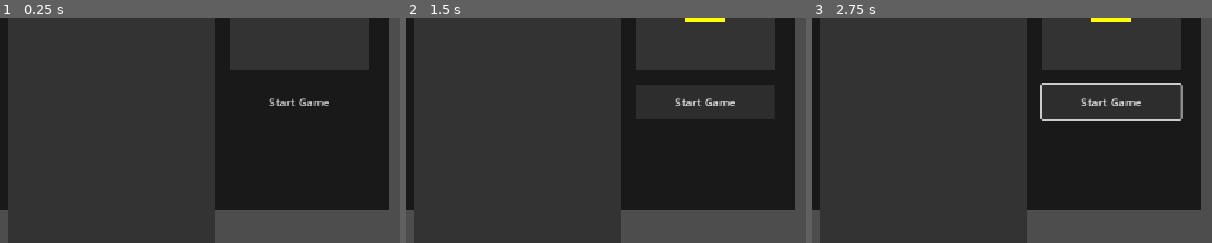
Above: before the commit, frames 1-3 (left to right).
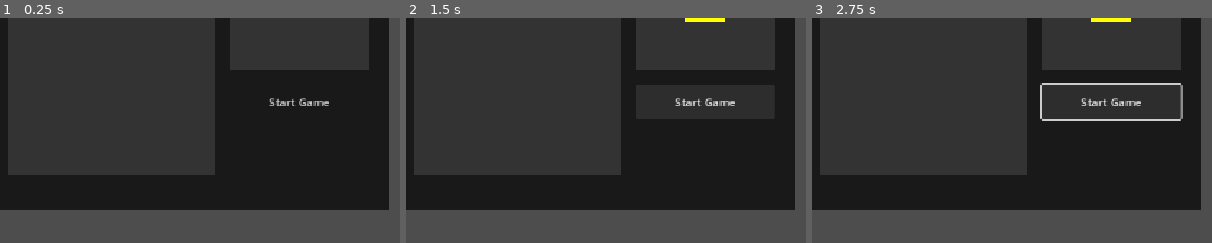
Above: after the commit, the same moments.

Repository: Formyv/godot-test-game
Game: Godot game, scene res://scenes/main.tscn
Two runs of this game, one before a commit and one after it. Both use one fixed random seed, a clock stepped at 60 frames per second and the inputs below.
Inputs:
- Up to frame 1 (0.25 s): no input
- Up to frame 2 (1.5 s): click "Start Game" at 0.5 s; click "Start Game" at 1.25 s
- Up to frame 3 (2.75 s): tap Enter (ui_accept) at 2, 2.27 s; hold Right (ui_right) from 2.03 s (still down)
The pictures show only the part of the screen within x 21-71%, y 50-100%; the shares and areas given below are measured in that part.

The runs differ from the first frame. In frame 1, 16% of the frame differs, in the area x 2-54%, y 69-100%; in frame 2, 16%; in frame 3, 16%.

Commit message:
Fix game area size to fit within background

Diff:
--- a/scenes/main.tscn
+++ b/scenes/main.tscn
@@ -16,7 +16,7 @@
 
 [node name="GameArea" type="ColorRect" parent="." unique_id=1234567893]
 position = Vector2(250, 50)
-size = Vector2(300, 600)
+size = Vector2(300, 500)
 color = Color(0.2, 0.2, 0.2, 1)
 
 [node name="ScoreLabel" type="Label" parent="." unique_id=1234567894]
